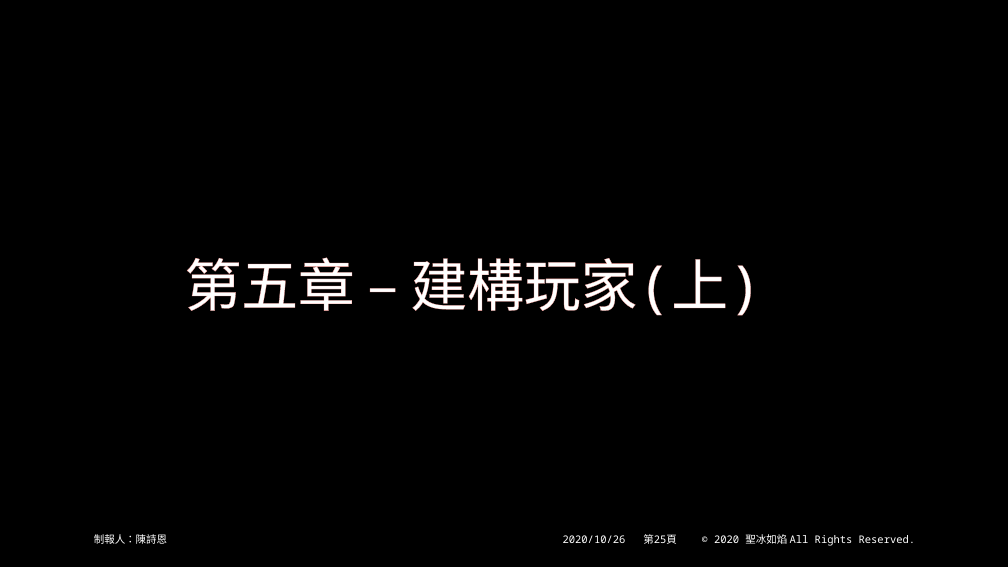
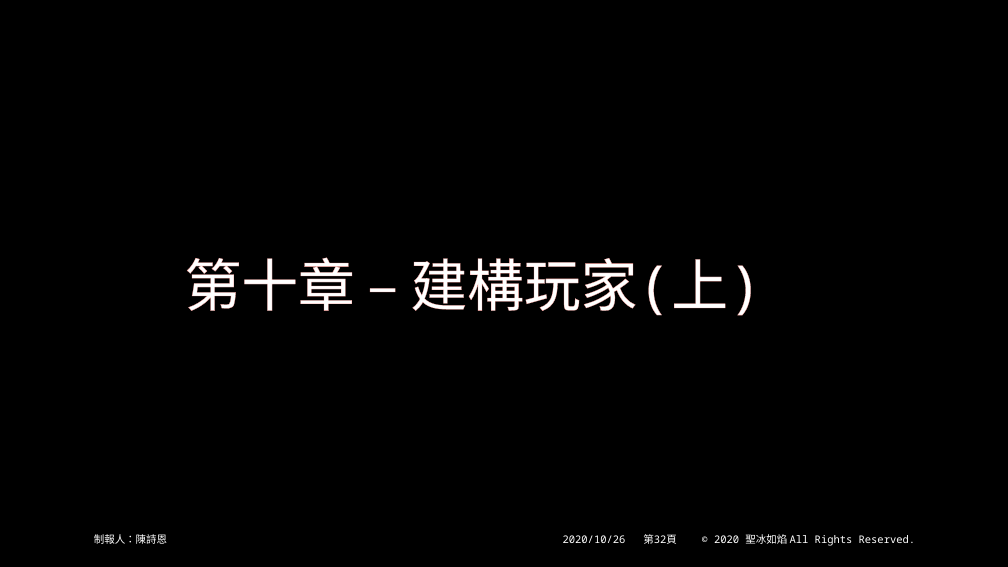
Before and after one commit to beenyan/RLSB, a slide deck: slide 32 of 俄羅斯方塊.pptx (slide 25 before the commit). Drawn at 1008x567 pixels with LibreOffice and Linux fonts; fonts in the diff are those of the drawing; background and template pictures are left out. Boxes give left, top, right and bottom in pixels: in the first picture for what was removed or moved away, otherwise in the second. Text is boxed around its words. In the diff, an @@ line names an element or a change of style, - is before the commit and + after.

```diff
--- a/俄羅斯方塊.pptx
+++ b/俄羅斯方塊.pptx
@@ title at [185,257,762,316]: text changed @@
-第五章 – 建構玩家(上)
+第十章 – 建構玩家(上)
@@ page number at [643,534,677,544]: text changed @@
-第25頁
+第32頁
```
Also in this commit, not shown: 18 other slides changed, 31 slides removed, 2 other files.
